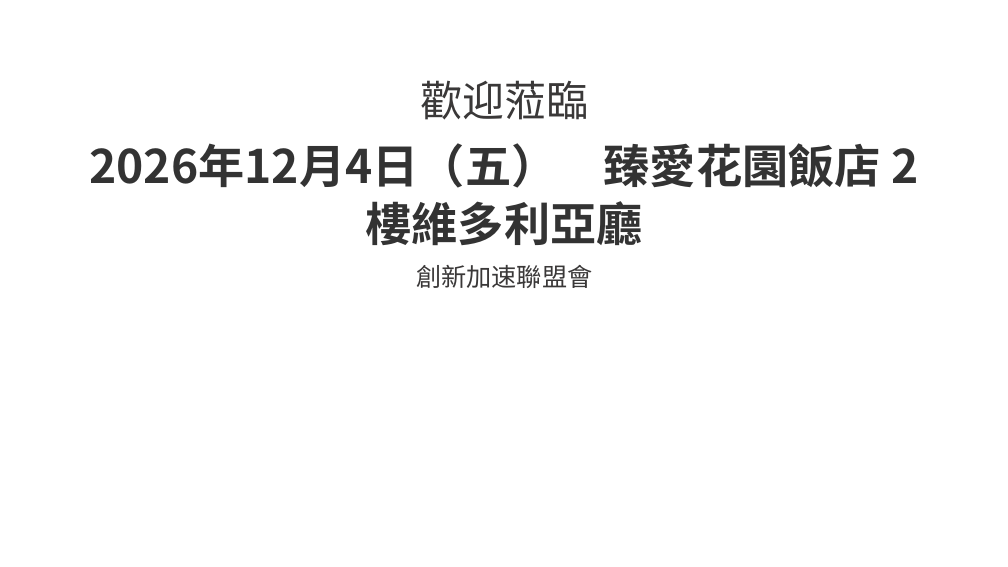
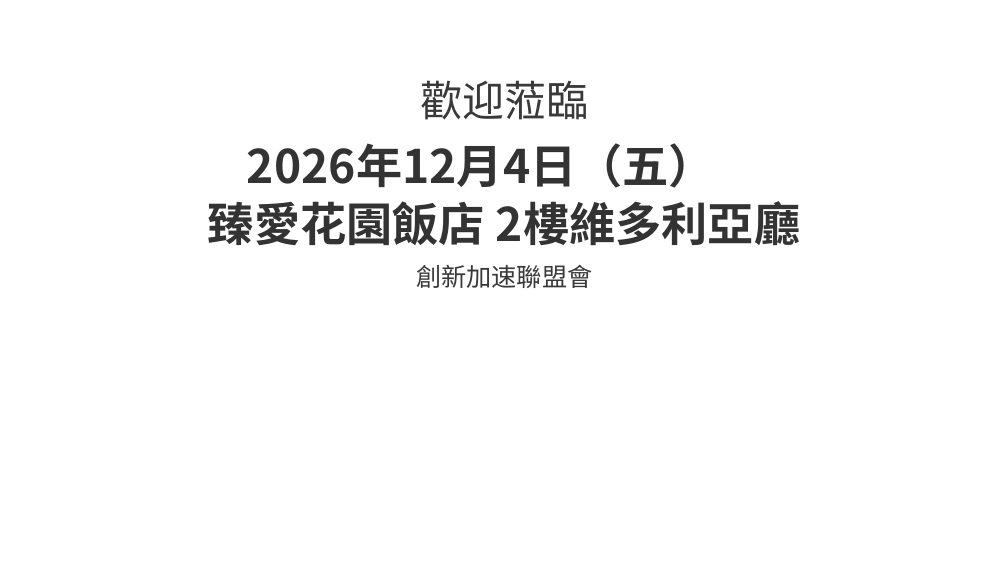
Before and after one commit to Ericliang680928/IAA, a slide deck: slide 1 of 20261204/agm/IAA會員大會簡報_20261204.pptx. Drawn at 1008x567 pixels with LibreOffice and Linux fonts; fonts in the diff are those of the drawing; background and template pictures are left out. Boxes give left, top, right and bottom in pixels: in the first picture for what was removed or moved away, otherwise in the second. Text is boxed around its words. In the diff, an @@ line names an element or a change of style, - is before the commit and + after.

```diff
--- a/20261204/agm/IAA會員大會簡報_20261204.pptx
+++ b/20261204/agm/IAA會員大會簡報_20261204.pptx
@@ text at bbox=[208, 143, 800, 246]: text changed @@
-2026年12月4日（五） 臻愛花園飯店 2樓維多利亞廳
+2026年12月4日（五）
+臻愛花園飯店 2樓維多利亞廳
```
Also in this commit, not shown: 3 other files.
